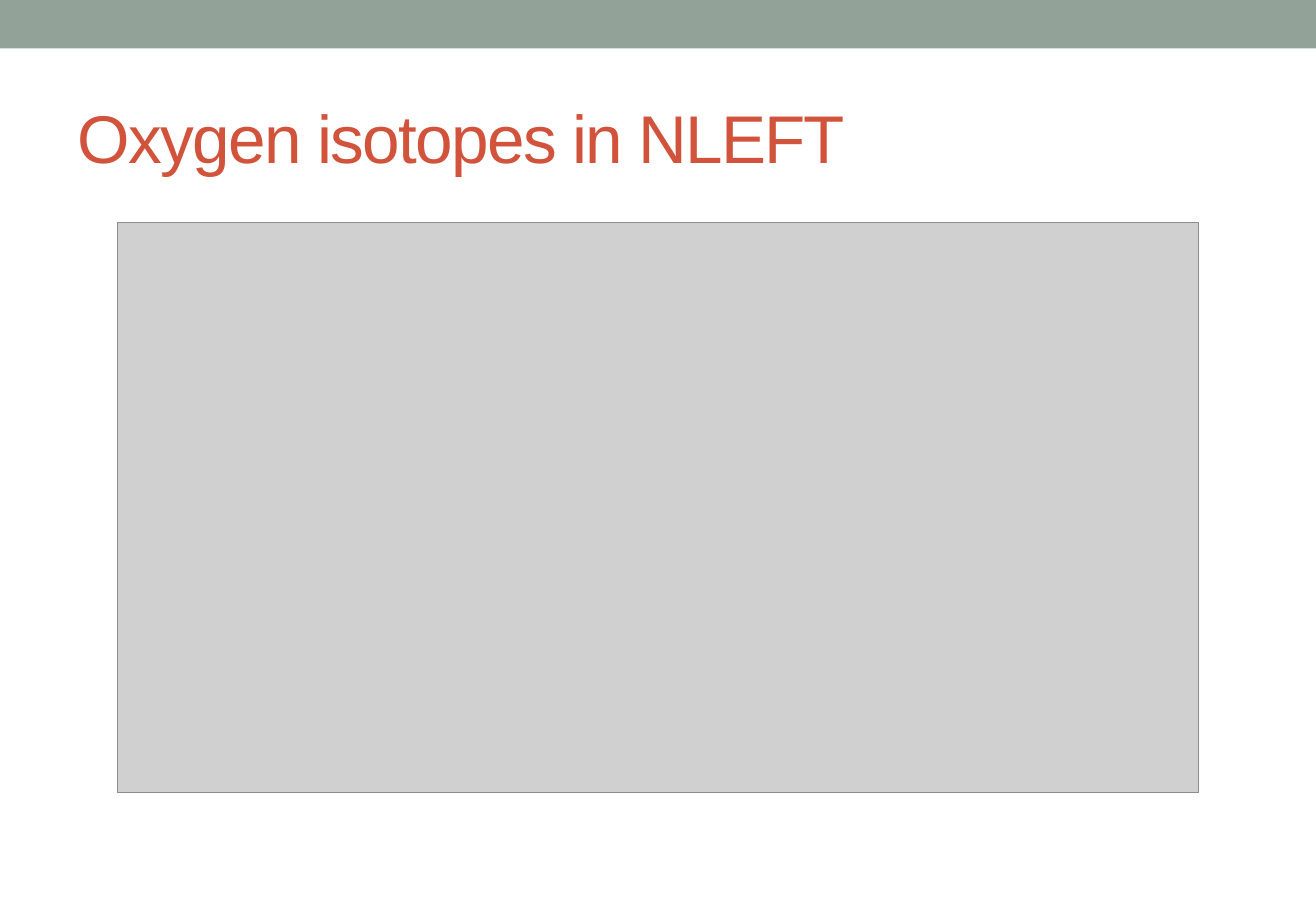
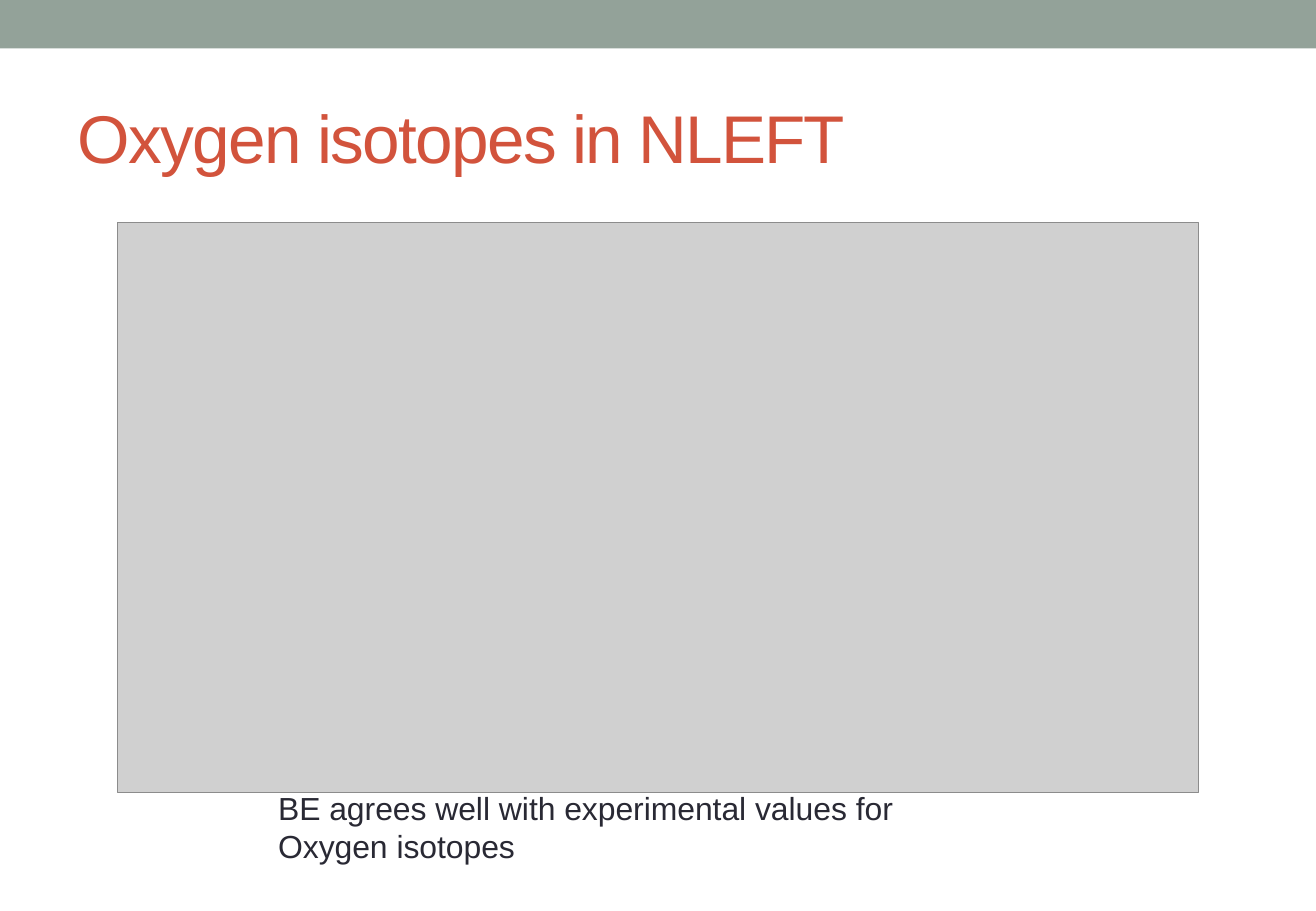
Before and after one commit to alphacentaury-github/NPSS2020, a slide deck: slide 18 of 20220411_KPS_송영호.pptx (slide 17 before the commit). Drawn at 1316x911 pixels with LibreOffice and Linux fonts; fonts in the diff are those of the drawing; grey boxes stand for pictures. Boxes give left, top, right and bottom in pixels: in the first picture for what was removed or moved away, otherwise in the second. Text is boxed around its words. In the diff, an @@ line names an element or a change of style, - is before the commit and + after.

```diff
--- a/20220411_KPS_송영호.pptx
+++ b/20220411_KPS_송영호.pptx
@@ text added at (278, 797, 893, 864), 18.9 pt, text #292934 @@
+BE agrees well with experimental values for Oxygen isotopes
```
Also in this commit, not shown: 9 other slides changed, 9 slides added, 8 slides removed.
